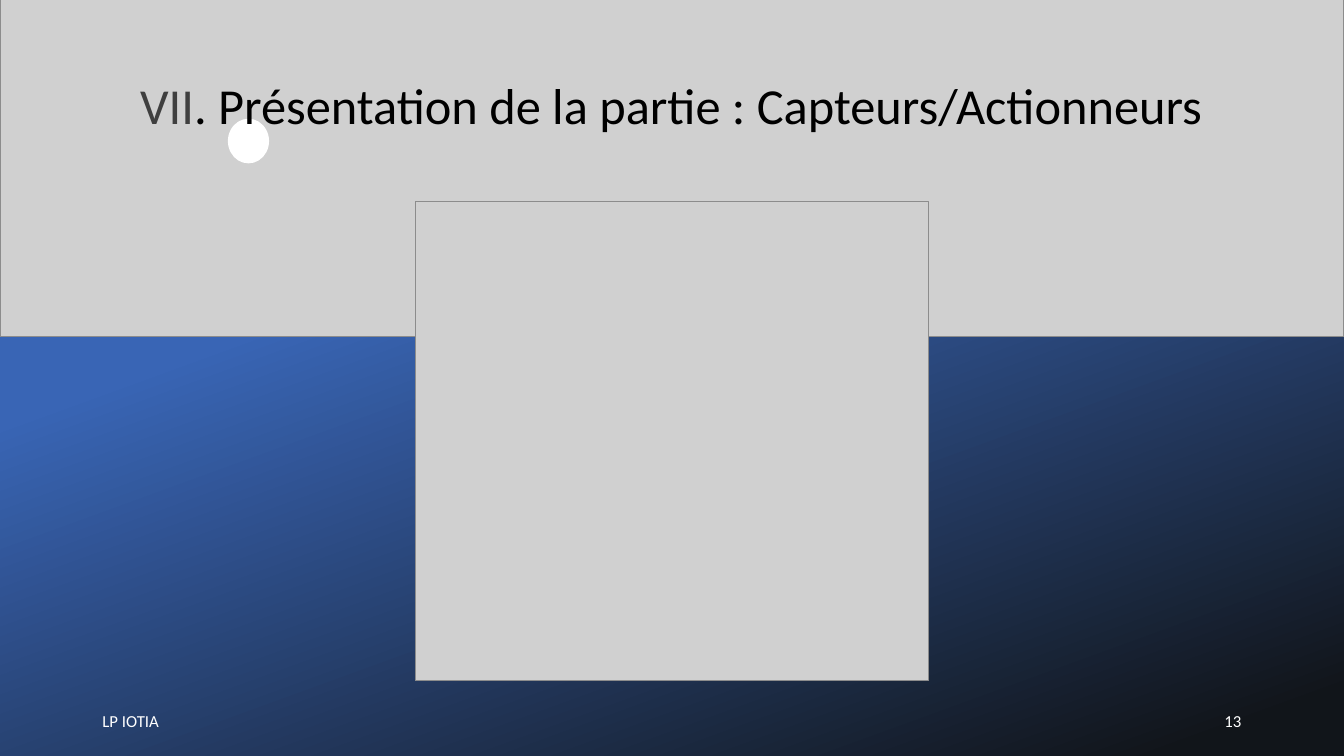
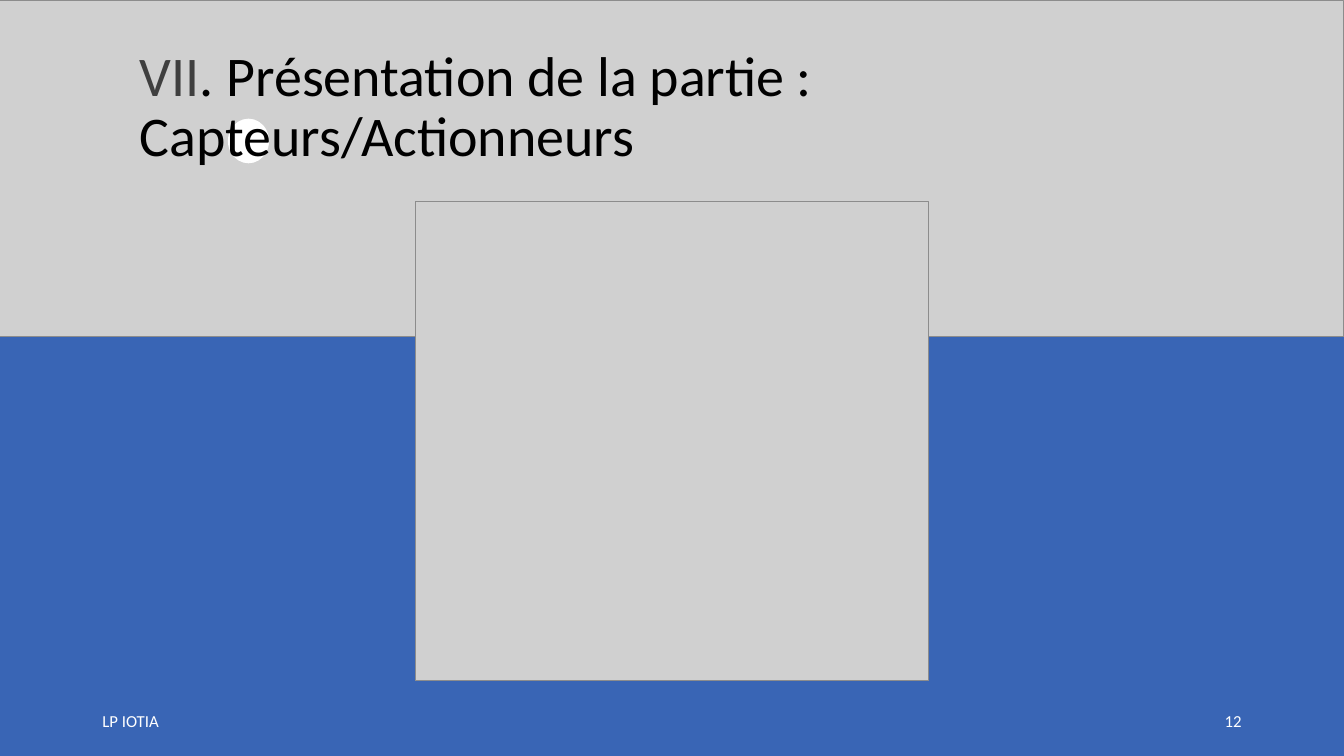
Before and after one commit to LENSAlex/ProjetIotia, a slide deck: slide 12 of Diapo_commun/PresentationCommune.pptx (slide 13 before the commit). Drawn at 1344x756 pixels with LibreOffice and Linux fonts; fonts in the diff are those of the drawing; grey boxes stand for pictures. Boxes give left, top, right and bottom in pixels: in the first picture for what was removed or moved away, otherwise in the second. Text is boxed around its words. In the diff, an @@ line names an element or a change of style, - is before the commit and + after.

Commit message:
Partie Web Service

```diff
--- a/Diapo_commun/PresentationCommune.pptx
+++ b/Diapo_commun/PresentationCommune.pptx
@@ picture at (0,0,1344,336): rotation 0 to 180 degrees @@
@@ text "VII. Présentation de la partie ..." at (140,57,785,165): size 36 to 40 pt @@
@@ rectangle at (0,150,1344,756): fill gradient #3965B5 to #11151A to #3965B5 @@
@@ page number at (1225,716,1242,727): text changed @@
-13
+12
```
Also in this commit, not shown: 13 other slides changed, 1 slide removed.
